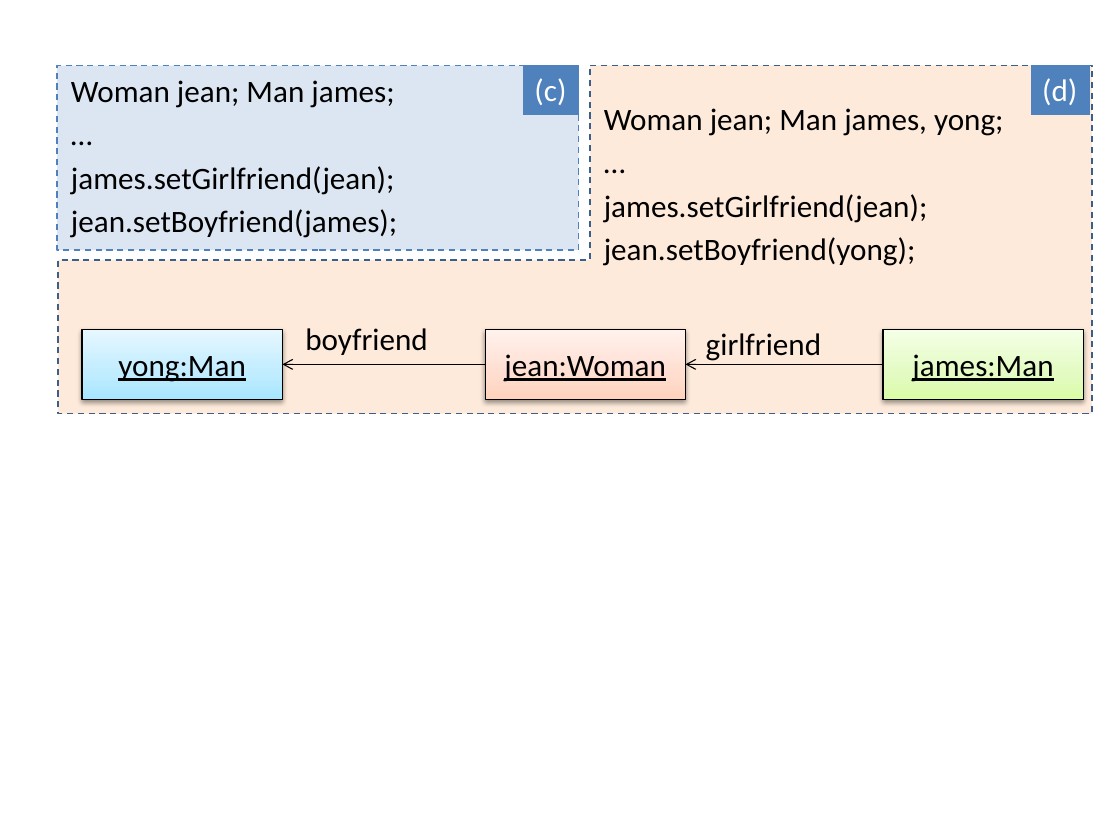
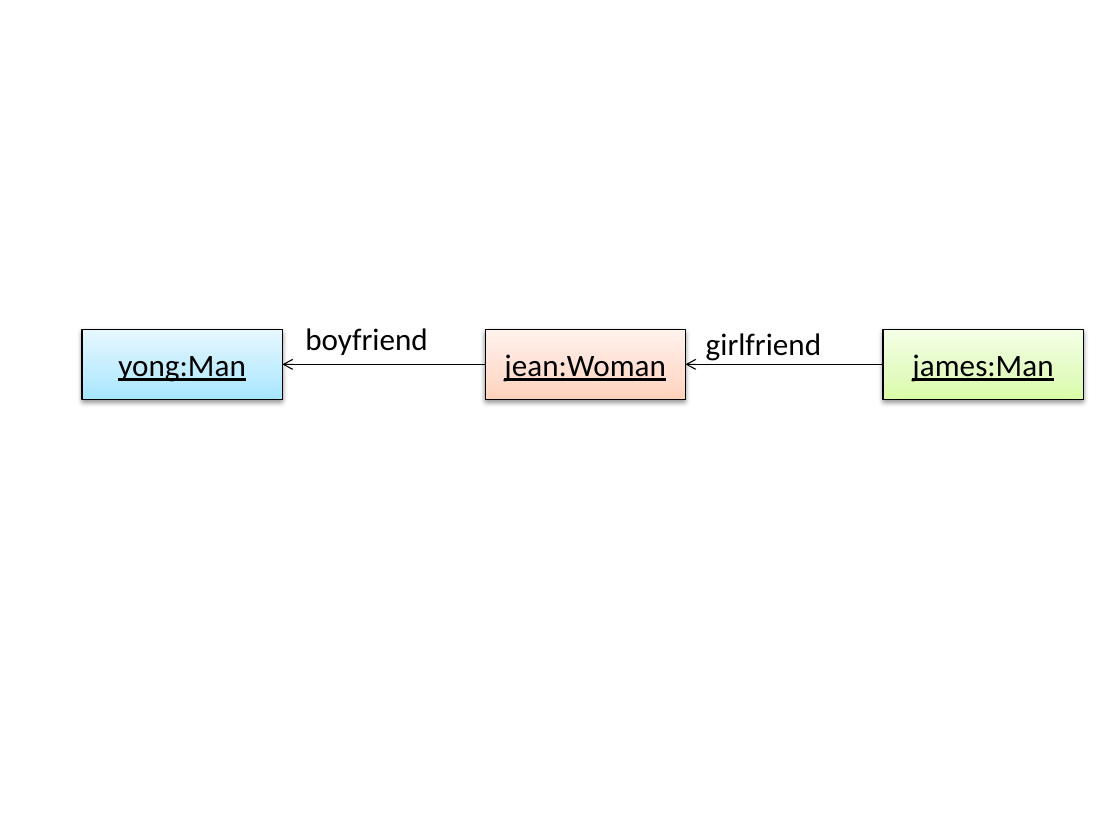
Before and after one commit to rebekahlow-jy/se-book, a slide deck: slide 1 of diagrams/errorHandling/defensiveProgramming/referentialIntegrity/woman.pptx. Drawn at 1120x840 pixels with LibreOffice and Linux fonts; fonts in the diff are those of the drawing. Boxes give left, top, right and bottom in pixels: in the first picture for what was removed or moved away, otherwise in the second. Text is boxed around its words. In the diff, an @@ line names an element or a change of style, - is before the commit and + after.

```diff
--- a/diagrams/errorHandling/defensiveProgramming/referentialIntegrity/woman.pptx
+++ b/diagrams/errorHandling/defensiveProgramming/referentialIntegrity/woman.pptx
@@ rectangle removed at [57, 66, 579, 251] @@
-Woman jean; Man james;
-…
-james.setGirlfriend(jean);
-jean.setBoyfriend(james);
@@ freeform shape removed at [58, 65, 1092, 413] @@
@@ rectangle removed at [523, 65, 578, 114] @@
-(c)
@@ rectangle removed at [1032, 65, 1090, 114] @@
-(d)
@@ text removed at [604, 108, 1003, 266] @@
-Woman jean; Man james, yong;
-…
-james.setGirlfriend(jean);
-jean.setBoyfriend(yong);
```
Also in this commit, not shown: 25 other files.
